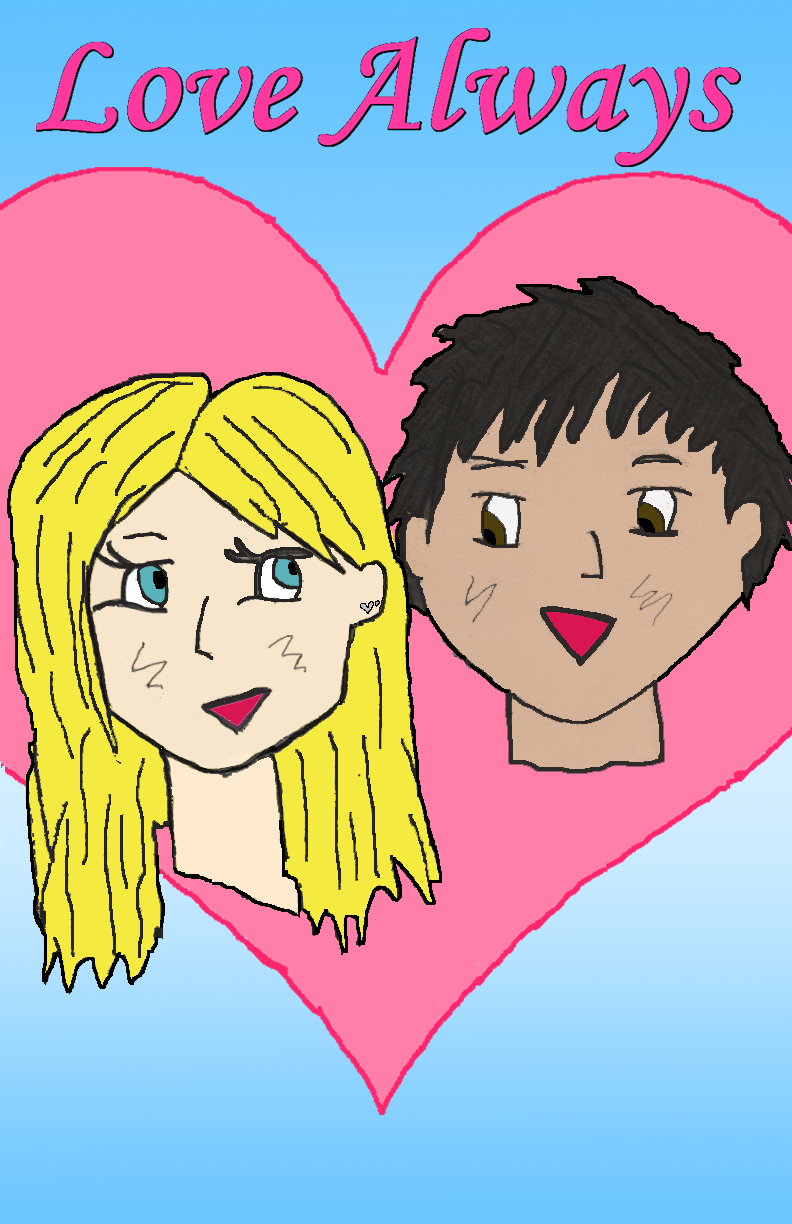
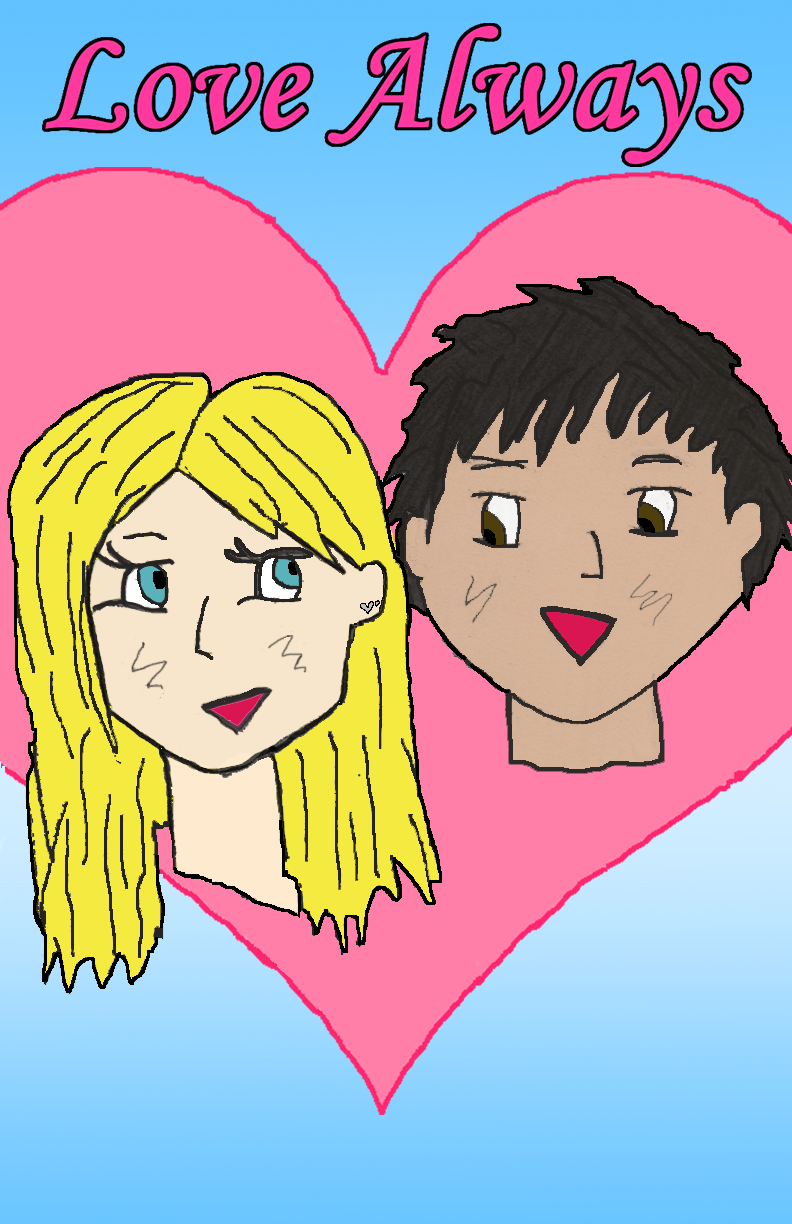
Layer changes from the first 792x1224 image to the second:
renamed "Quote" to "Quote2", painted on it over box(36, 23, 752, 167)
painted on "Heart" over box(270, 957, 326, 1015)
